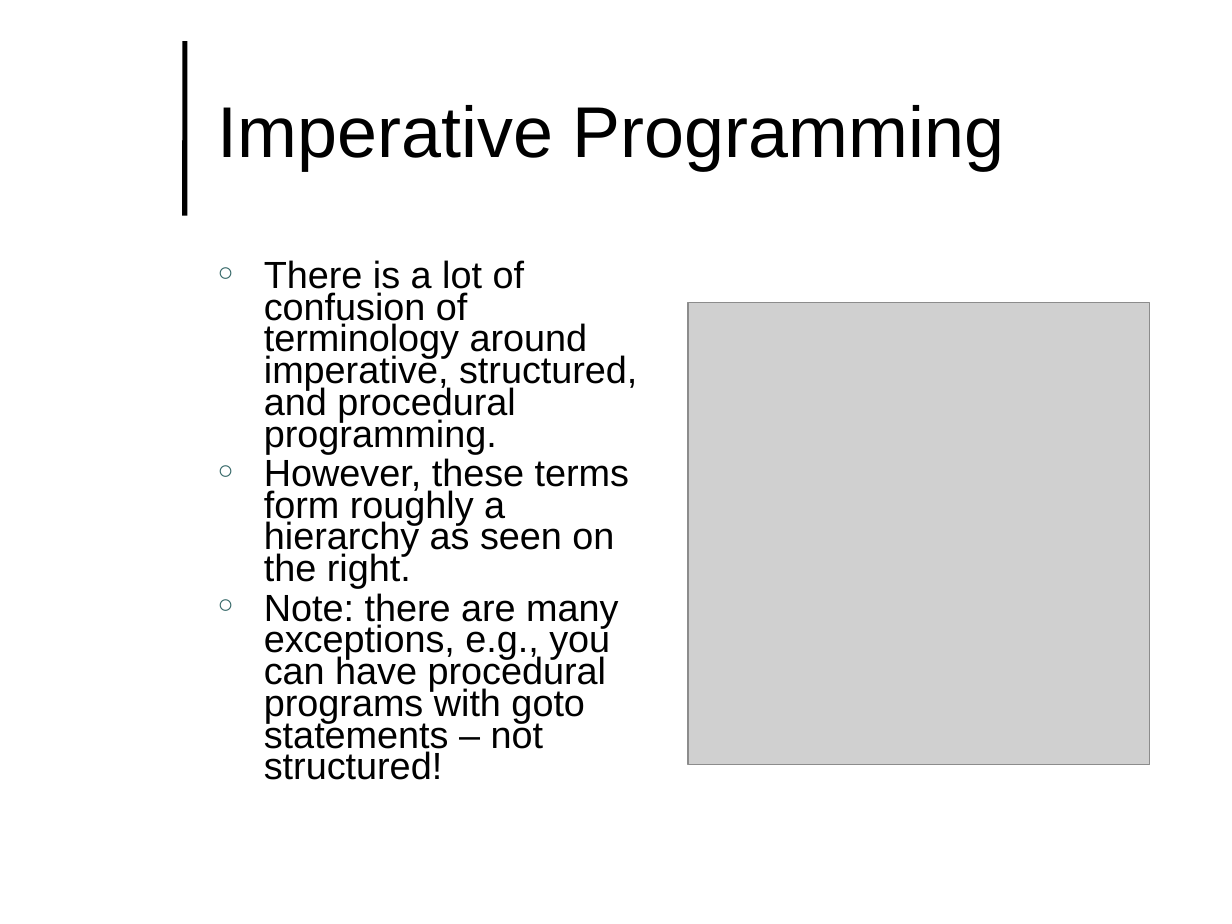
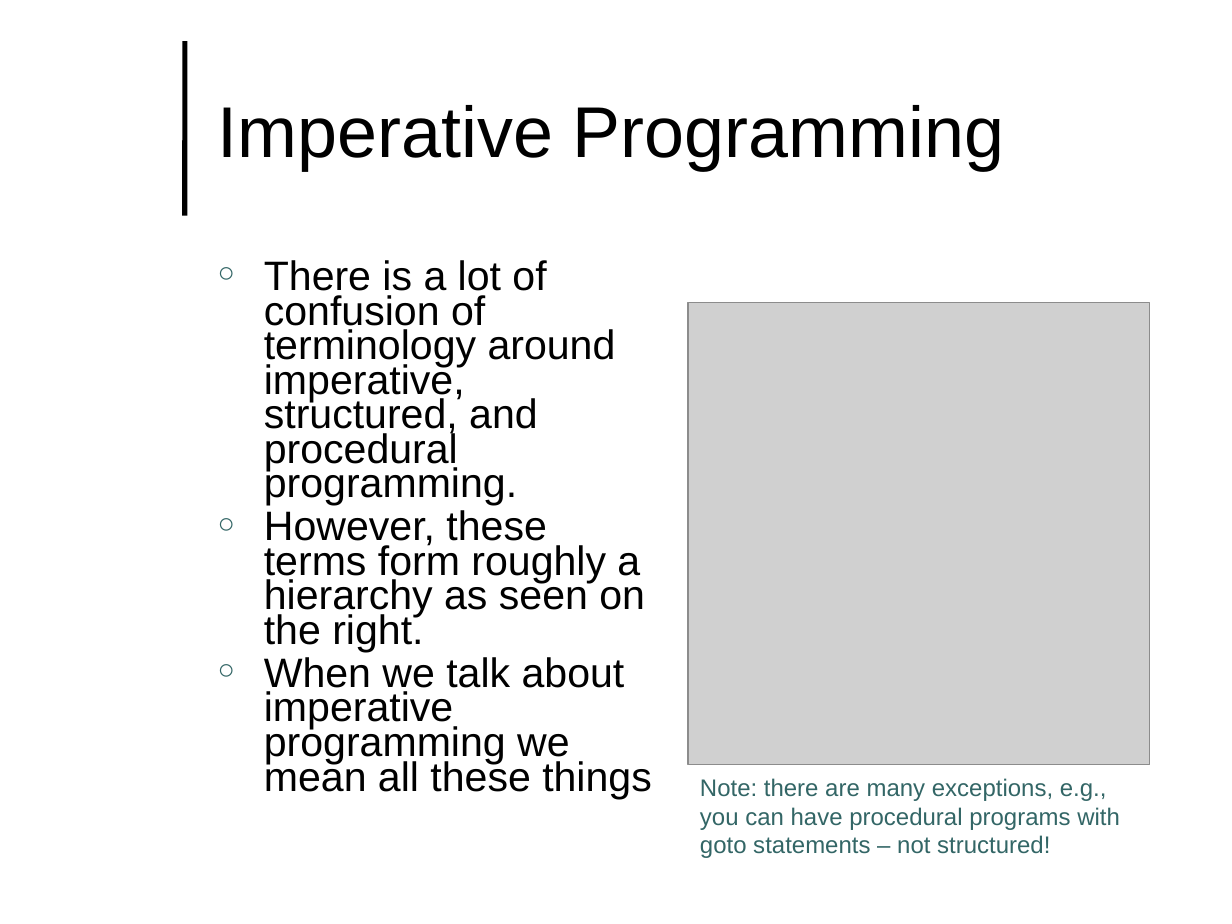
Before and after one commit to lutzhamel/CSC493, a slide deck: slide 4 of notes/csc493-ln001.pptx (slide 5 before the commit). Drawn at 1232x924 pixels with LibreOffice and Linux fonts; fonts in the diff are those of the drawing; grey boxes stand for pictures; background and template pictures are left out. Boxes give left, top, right and bottom in pixels: in the first picture for what was removed or moved away, otherwise in the second. Text is boxed around its words. In the diff, an @@ line names an element or a change of style, - is before the commit and + after.

```diff
--- a/notes/csc493-ln001.pptx
+++ b/notes/csc493-ln001.pptx
@@ text at [264, 260, 645, 652]: size 22.1 to 24.1 pt in "There is a lot of confusion of ...", "However, these terms form roughly a hierarchy ..." @@
@@ text at [264, 657, 652, 799]: text changed; size 22.1 to 24.1 pt @@
-○ Note: there are many exceptions, e.g., you can have procedural programs with goto statements – not structured!
+○ When we talk about imperative programming we mean all these things
@@ text added at [700, 778, 1120, 858], 14 pt, text #336666 @@
+Note: there are many exceptions, e.g.,
+you can have procedural programs with
+goto statements – not structured!
```
Also in this commit, not shown: 2 other slides changed, 1 slide added, 25 other files.
